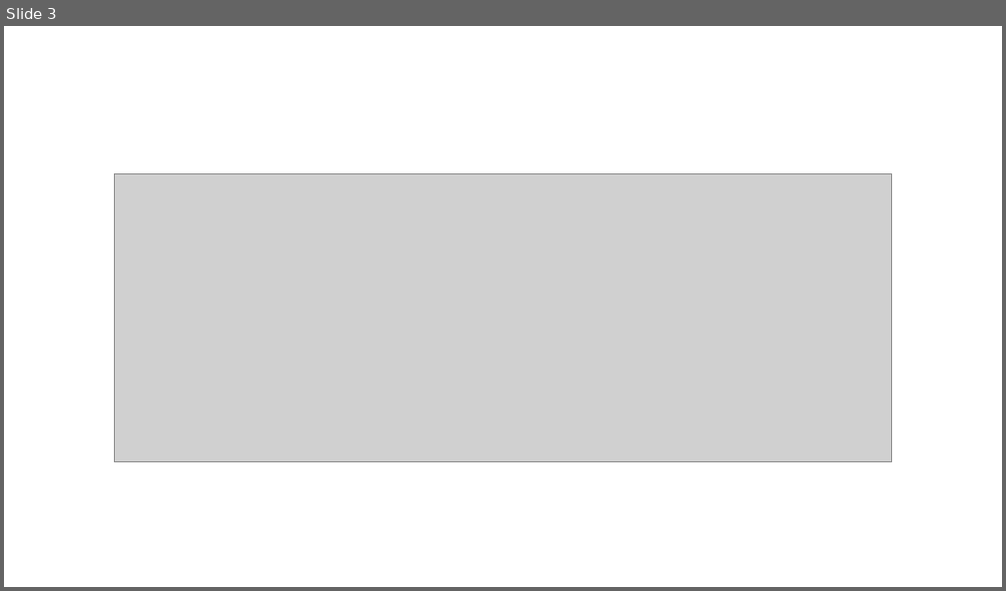
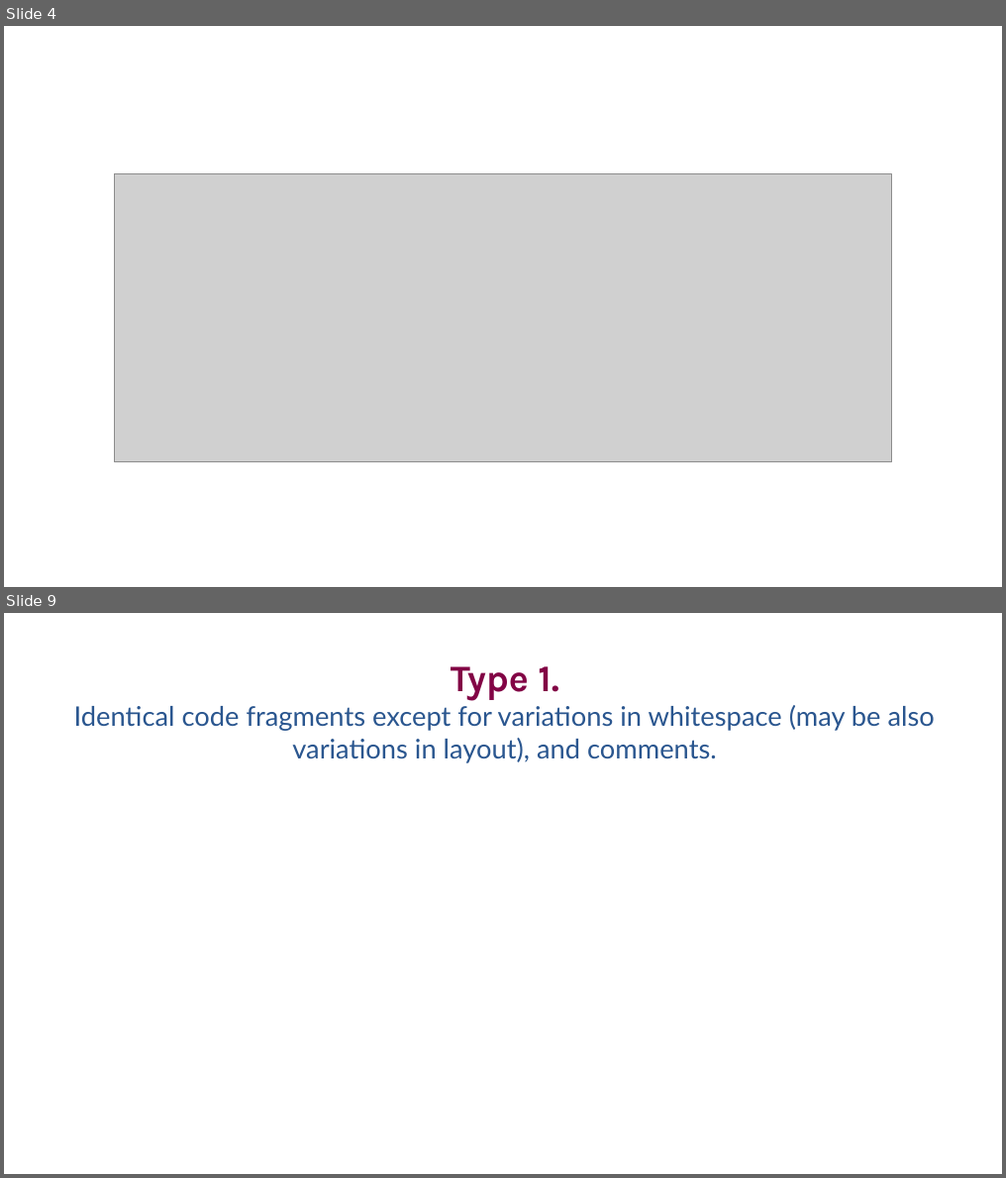
Before and after one commit to SimonBaars/Master-Thesis-Simon-Baars, a slide deck: presentations/FinalPresentation.odp. Shown one above the other, each under a label of ours: slide 3 before the commit, slides 4 and 9 after it; the slides between them are not shown. The pictures are 1006x591 and 1006x1178 pixels, drawn with LibreOffice and Linux fonts; fonts in the diff are those of the drawing; grey boxes stand for pictures. Boxes give left, top, right and bottom in pixels: in the first picture for what was removed or moved away, otherwise in the second. Text is boxed around its words. In the diff, an @@ line names an element or a change of style, - is before the commit and + after.

```diff
--- a/presentations/FinalPresentation.odp
+++ b/presentations/FinalPresentation.odp
@@ slide 9 added at box(4, 613, 1002, 1174), background #FFFFFF @@
@@ free added at box(46, 651, 964, 767), 26 pt, text #2A568F @@
+Type 1.
+Identical code fragments except for variations in whitespace (may be also variations in layout), and comments.
@@ what was slide 3 is now slide 4 @@
```
Also in this commit, not shown: 4 slides changed, 8 other slides added, 1 slide removed.
